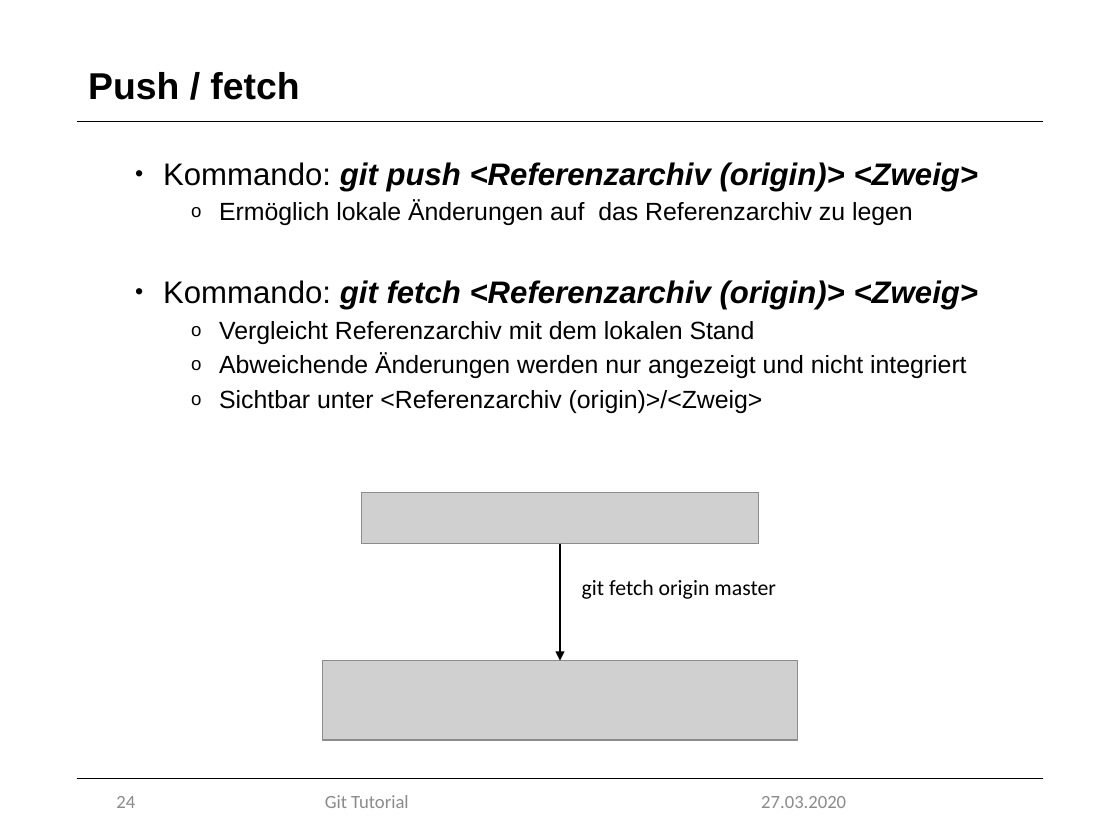
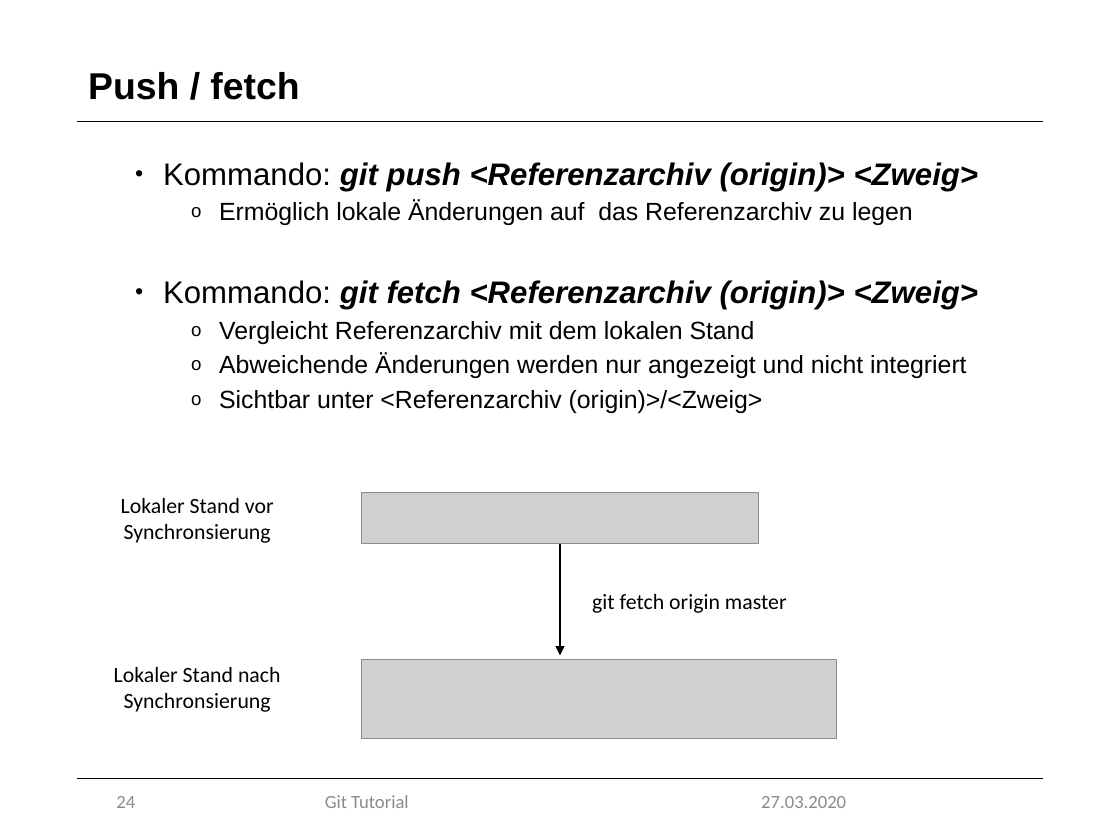
Before and after one commit to marcretzlaff/projektarbeit, a slide deck: slide 24 of Präsentation-90min/Präsentation-90min.pptx. Drawn at 1120x840 pixels with LibreOffice and Linux fonts; fonts in the diff are those of the drawing; grey boxes stand for pictures; background and template pictures are left out. Boxes give left, top, right and bottom in pixels: in the first picture for what was removed or moved away, otherwise in the second. Text is boxed around its words. In the diff, an @@ line names an element or a change of style, - is before the commit and + after.

```diff
--- a/Präsentation-90min/Präsentation-90min.pptx
+++ b/Präsentation-90min/Präsentation-90min.pptx
@@ text added at (x1=121, y1=498, x2=274, y2=543), 14 pt, text #000000 @@
+Lokaler Stand vor Synchronsierung
@@ arrow moved from (560, 543) - (560, 661) to (560, 543) - (560, 655) @@
@@ text "git fetch origin master" moved from (x1=582, y1=580, x2=776, y2=599) to (x1=592, y1=594, x2=787, y2=613) @@
@@ text added at (x1=114, y1=667, x2=281, y2=712), 14 pt, text #000000 @@
+Lokaler Stand nach Synchronsierung
@@ picture moved from (x1=323, y1=661, x2=797, y2=740) to (x1=362, y1=660, x2=837, y2=739) @@
```
Also in this commit, not shown: 21 other slides changed, 2 slides added, 2 slides removed, 1 other file.
